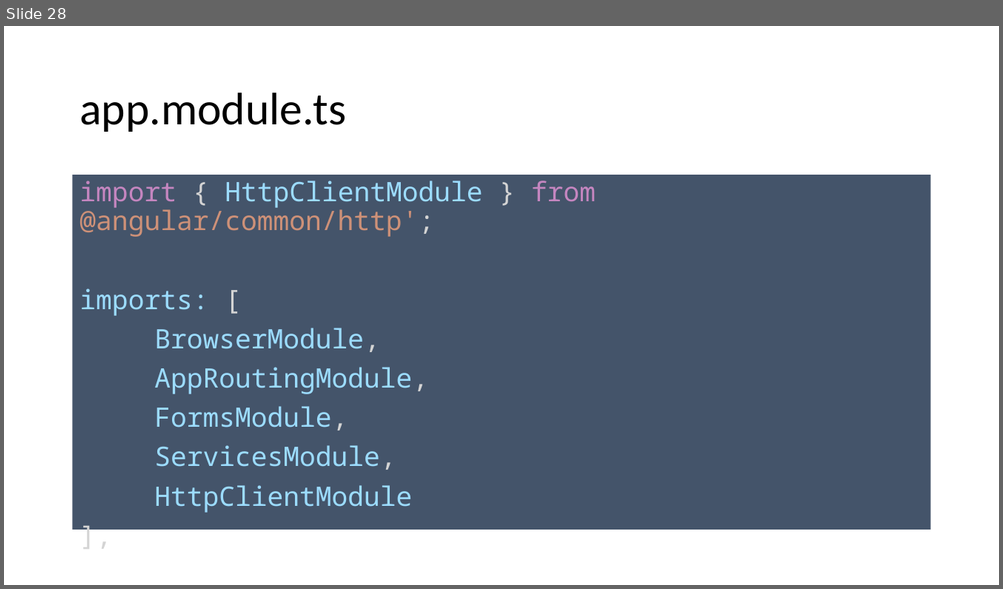
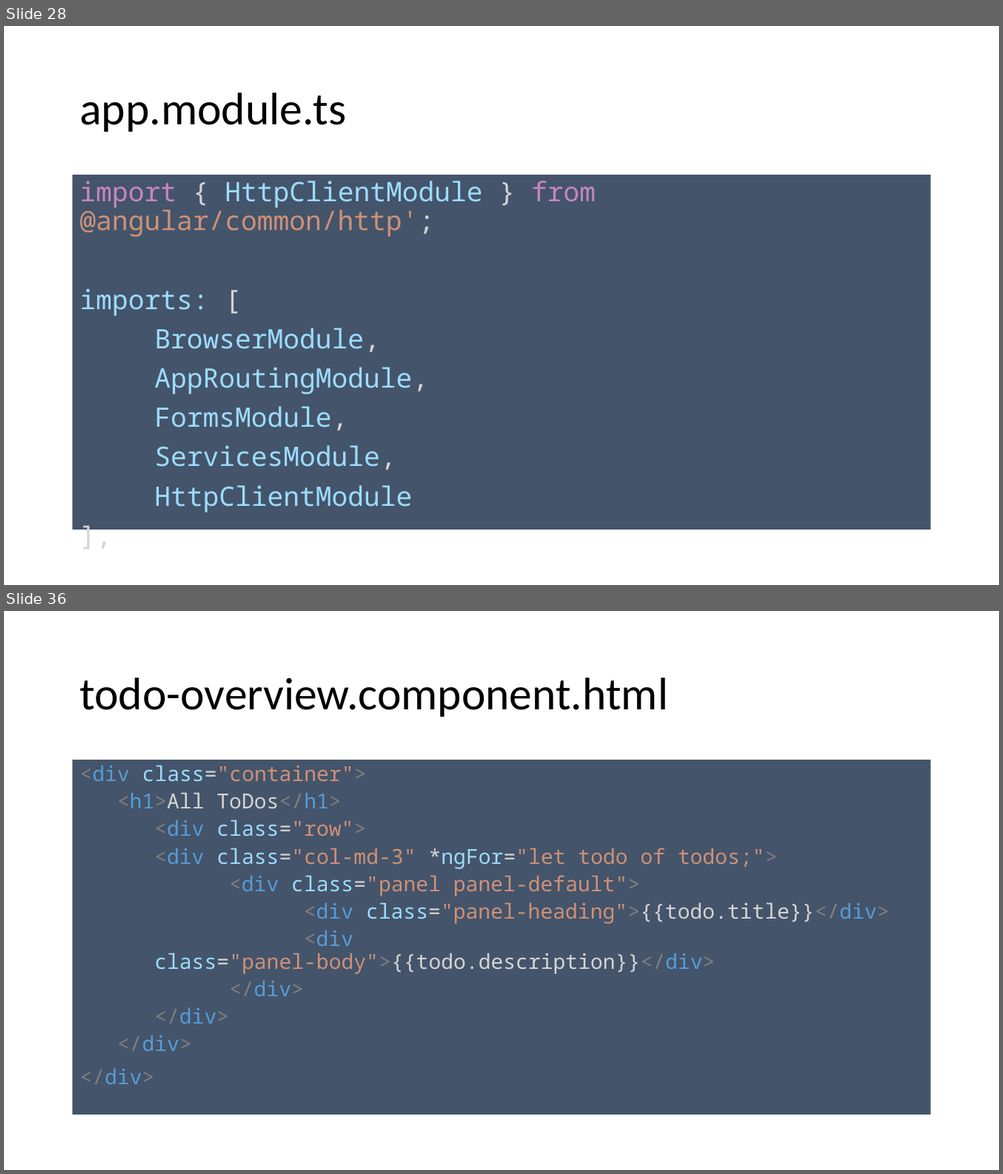
Before and after one commit to spirit-coding/todo-app-aj33349, a slide deck: Angular2.pptx. Shown one above the other, each under a label of ours: slide 28 before the commit, slides 28 and 36 after it; the slides between them are not shown. The pictures are 1003x589 and 1003x1174 pixels, drawn with LibreOffice and Linux fonts; fonts in the diff are those of the drawing. Boxes give left, top, right and bottom in pixels: in the first picture for what was removed or moved away, otherwise in the second. Text is boxed around its words. In the diff, an @@ line names an element or a change of style, - is before the commit and + after.

```diff
--- a/Angular2.pptx
+++ b/Angular2.pptx
@@ slide 36 added at [4,611,999,1170], background #FFFFFF @@
@@ title added at [79,678,668,717], 44 pt, text #000000 @@
+todo-overview.component.html
@@ text added at [73,760,930,1116], fill #44546A, 20 pt, text #CE9178 @@
+<div class="container">
+  <h1>All ToDos</h1>
+    <div class="row">
+    <div class="col-md-3" *ngFor="let todo of todos;">
+    <div class="panel panel-default">
+    <div class="panel-heading">{{todo.title}}</div>
+    <div class="panel-body">{{todo.description}}</div>
+    </div>
+    </div>
+  </div>
+</div>
```
Also in this commit, not shown: 7 slides changed, 8 other slides added, 7 other files.
